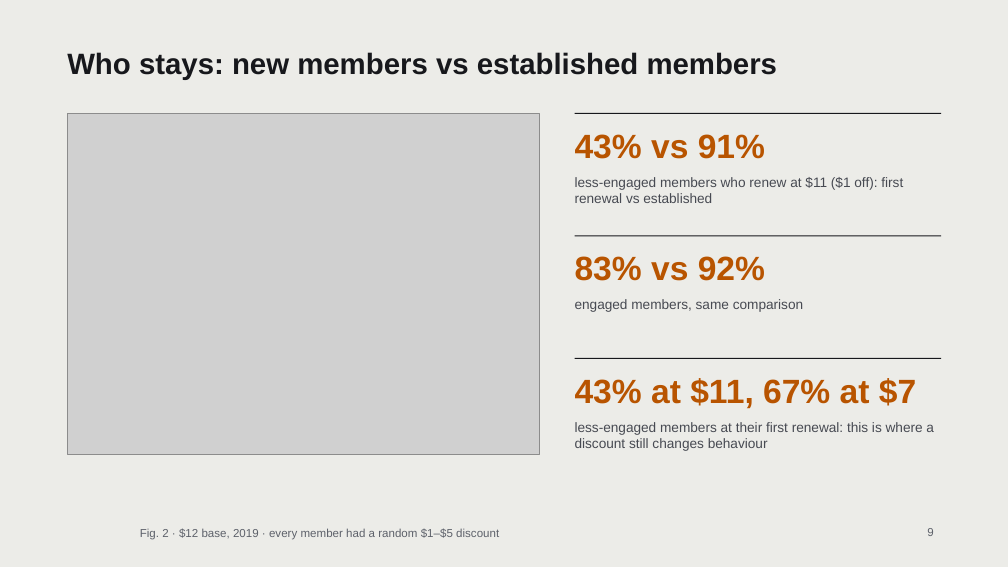
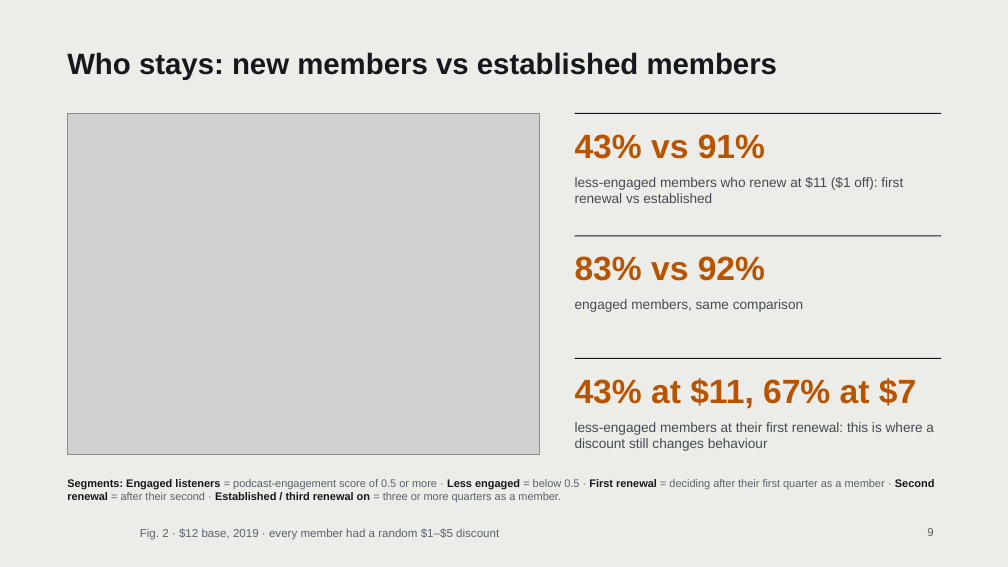
Before and after one commit to itacky/lorehaven-pricing, a slide deck: slide 9 of presentation/Evaluating_the_Lorehaven_Pricing_Strategy.pptx. Drawn at 1008x567 pixels with LibreOffice and Linux fonts; fonts in the diff are those of the drawing; grey boxes stand for pictures; background and template pictures are left out. Boxes give left, top, right and bottom in pixels: in the first picture for what was removed or moved away, otherwise in the second. Text is boxed around its words. In the diff, an @@ line names an element or a change of style, - is before the commit and + after.

```diff
--- a/presentation/Evaluating_the_Lorehaven_Pricing_Strategy.pptx
+++ b/presentation/Evaluating_the_Lorehaven_Pricing_Strategy.pptx
@@ text added at (67,479,935,502), 10.5 pt, text #5D616A @@
+Segments: Engaged listeners = podcast-engagement score of 0.5 or more · Less engaged = below 0.5 · First renewal = deciding after their first quarter as a member · Second renewal = after their second · Established / third renewal on = three or more quarters as a member.
```
Also in this commit, not shown: 1 other slide changed, 3 other files.
